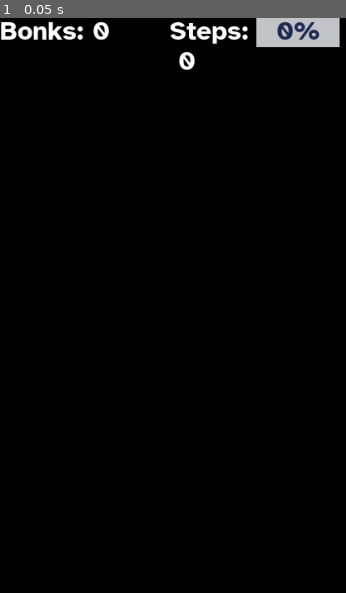
Above: before the commit, frame 1.
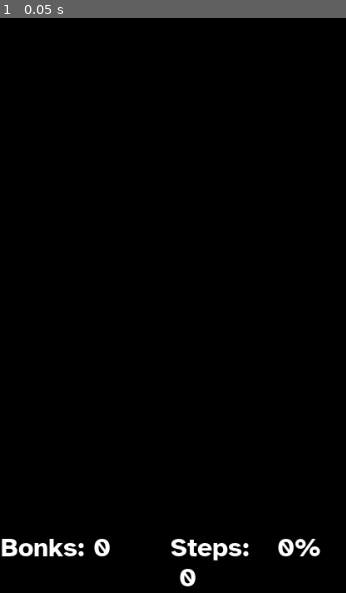
Above: after the commit, the same moment.

Repository: DevinPentecost/gmtkjam-2021
Game: Godot game, scene res://objects/game/GUI.tscn
Two runs of this game, one before a commit and one after it. Both use one fixed random seed, a clock stepped at 60 frames per second and the inputs below. This scene is started directly instead of the project's main scene.
Inputs:
- Up to frame 1 (0.05 s): no input

The runs differ from the first frame. In frame 1, 3.7% of the frame differs, in the area x 0-99%, y 0-99%.

Commit message:
sfx more sprites

Diff:
--- a/project/objects/game/GUI.tscn
+++ b/project/objects/game/GUI.tscn
@@ -7,13 +7,17 @@
 bg_color = Color( 1, 0.92549, 0.152941, 1 )
 
 [sub_resource type="StyleBoxFlat" id=2]
-bg_color = Color( 0.760784, 0.764706, 0.780392, 1 )
+bg_color = Color( 0.760784, 0.764706, 0.780392, 0 )
 
 [node name="GUI" type="CanvasLayer"]
 script = ExtResource( 1 )
 
 [node name="HBoxContainer" type="HBoxContainer" parent="."]
 anchor_right = 1.0
+margin_left = 1.18909
+margin_top = 619.577
+margin_right = 1.18909
+margin_bottom = 719.577
 __meta__ = {
 "_edit_use_anchors_": false
 }
@@ -43,7 +47,7 @@
 custom_styles/fg = SubResource( 1 )
 custom_styles/bg = SubResource( 2 )
 custom_fonts/font = ExtResource( 2 )
-custom_colors/font_color = Color( 0.113725, 0.168627, 0.32549, 1 )
+custom_colors/font_color = Color( 1, 1, 1, 1 )
 
 [node name="Time" type="RichTextLabel" parent="HBoxContainer"]
 margin_left = 412.0
--- a/project/objects/game/Game.gd
+++ b/project/objects/game/Game.gd
@@ -23,6 +23,7 @@
 
 func _on_Walker_hit_wall():
 	hits += 1
+	$Bumper/AnimatedSprite.play("flex")
 	gui.refresh(hits, progress, steps)
 
 
--- a/project/objects/game/Game.tscn
+++ b/project/objects/game/Game.tscn
@@ -7,6 +7,7 @@
 [ext_resource path="res://objects/game/GUI.tscn" type="PackedScene" id=5]
 [ext_resource path="res://objects/game/Game.gd" type="Script" id=6]
 [ext_resource path="res://objects/game/bgboard.png" type="Texture" id=7]
+[ext_resource path="res://objects/game/kouzali_loop.mp3" type="AudioStream" id=8]
 
 [node name="Game" type="Node2D"]
 script = ExtResource( 6 )
@@ -28,7 +29,7 @@
 [node name="Goal3" parent="." instance=ExtResource( 2 )]
 position = Vector2( -78.8017, -68.0934 )
 
-[node name="Node2D" parent="." instance=ExtResource( 3 )]
+[node name="Bumper" parent="." instance=ExtResource( 3 )]
 position = Vector2( 132.537, -43.3056 )
 
 [node name="GUI" parent="." instance=ExtResource( 5 )]
@@ -39,6 +40,10 @@
 z_index = -1
 texture = ExtResource( 7 )
 
+[node name="Music" type="AudioStreamPlayer" parent="."]
+stream = ExtResource( 8 )
+autoplay = true
+
 [connection signal="hit_goal" from="Walker" to="." method="_on_Walker_hit_goal"]
 [connection signal="hit_wall" from="Walker" to="." method="_on_Walker_hit_wall"]
 [connection signal="step" from="Walker" to="." method="_on_Walker_step"]
--- a/project/objects/game/WalkerCam.gd
+++ b/project/objects/game/WalkerCam.gd
@@ -2,7 +2,7 @@
 
 export(float) var speed = 0.1
 onready var target: Walker = get_tree().get_nodes_in_group("walker")[0]
-var target_zoom = Vector2(0.5,0.5)
+export(Vector2) var target_zoom = Vector2(0.4,0.4)
 
 func _process(delta):
 	if target.find_node("AnimatedSprite").get_animation() != "sleep": # don't know how to do this, zoom out on first input
--- a/project/objects/level/Goal.tscn
+++ b/project/objects/level/Goal.tscn
@@ -1,6 +1,6 @@
 [gd_scene load_steps=4 format=2]
 
-[ext_resource path="res://icon.png" type="Texture" id=1]
+[ext_resource path="res://objects/level/battery.png" type="Texture" id=1]
 
 [sub_resource type="CircleShape2D" id=1]
 
@@ -20,6 +20,5 @@
 shape = SubResource( 1 )
 
 [node name="AnimatedSprite" type="AnimatedSprite" parent="."]
-self_modulate = Color( 0, 1, 0.227451, 1 )
-scale = Vector2( 0.195188, 0.195188 )
+scale = Vector2( 0.1, 0.1 )
 frames = SubResource( 2 )
--- a/project/objects/level/Wall.tscn
+++ b/project/objects/level/Wall.tscn
@@ -1,14 +1,34 @@
-[gd_scene load_steps=4 format=2]
+[gd_scene load_steps=7 format=2]
 
-[ext_resource path="res://icon.png" type="Texture" id=1]
+[ext_resource path="res://objects/level/bumpersheet.png" type="Texture" id=1]
 
 [sub_resource type="RectangleShape2D" id=1]
 
+[sub_resource type="AtlasTexture" id=3]
+flags = 4
+atlas = ExtResource( 1 )
+region = Rect2( 0, 0, 266, 266 )
+
+[sub_resource type="AtlasTexture" id=5]
+flags = 4
+atlas = ExtResource( 1 )
+region = Rect2( 266, 0, 266, 266 )
+
+[sub_resource type="AtlasTexture" id=4]
+flags = 4
+atlas = ExtResource( 1 )
+region = Rect2( 0, 0, 266, 266 )
+
 [sub_resource type="SpriteFrames" id=2]
 animations = [ {
-"frames": [ ExtResource( 1 ) ],
-"loop": true,
+"frames": [ SubResource( 3 ) ],
+"loop": false,
 "name": "default",
+"speed": 12.0
+}, {
+"frames": [ SubResource( 5 ), SubResource( 5 ), SubResource( 4 ) ],
+"loop": false,
+"name": "flex",
 "speed": 5.0
 } ]
 
@@ -20,6 +40,5 @@
 shape = SubResource( 1 )
 
 [node name="AnimatedSprite" type="AnimatedSprite" parent="."]
-self_modulate = Color( 0.913725, 0.0627451, 0.0627451, 1 )
-scale = Vector2( 0.321824, 0.321824 )
+scale = Vector2( 0.1, 0.1 )
 frames = SubResource( 2 )
--- a/project/objects/player/Anchor.tscn
+++ b/project/objects/player/Anchor.tscn
@@ -1,9 +1,10 @@
-[gd_scene load_steps=19 format=2]
+[gd_scene load_steps=20 format=2]
 
 [ext_resource path="res://objects/player/AnchorShape2d.tres" type="Shape2D" id=1]
 [ext_resource path="res://objects/player/charsheet.png" type="Texture" id=2]
 [ext_resource path="res://objects/player/Anchor.gd" type="Script" id=3]
 [ext_resource path="res://objects/player/indicator.png" type="Texture" id=4]
+[ext_resource path="res://objects/player/transfer.wav" type="AudioStream" id=5]
 
 [sub_resource type="AtlasTexture" id=1]
 flags = 4
@@ -13,22 +14,22 @@
 [sub_resource type="AtlasTexture" id=2]
 flags = 4
 atlas = ExtResource( 2 )
-region = Rect2( 532, 266, 266, 266 )
+region = Rect2( 266, 532, 266, 266 )
 
 [sub_resource type="AtlasTexture" id=3]
 flags = 4
 atlas = ExtResource( 2 )
-region = Rect2( 0, 532, 266, 266 )
+region = Rect2( 266, 266, 266, 266 )
 
 [sub_resource type="AtlasTexture" id=4]
 flags = 4
 atlas = ExtResource( 2 )
-region = Rect2( 266, 532, 266, 266 )
+region = Rect2( 532, 266, 266, 266 )
 
 [sub_resource type="AtlasTexture" id=5]
 flags = 4
 atlas = ExtResource( 2 )
-region = Rect2( 532, 266, 266, 266 )
+region = Rect2( 0, 532, 266, 266 )
 
 [sub_resource type="AtlasTexture" id=6]
 flags = 4
@@ -38,7 +39,7 @@
 [sub_resource type="AtlasTexture" id=7]
 flags = 4
 atlas = ExtResource( 2 )
-region = Rect2( 266, 266, 266, 266 )
+region = Rect2( 532, 266, 266, 266 )
 
 [sub_resource type="AtlasTexture" id=8]
 flags = 4
@@ -77,19 +78,19 @@
 "name": "default",
 "speed": 5.0
 }, {
-"frames": [ SubResource( 2 ), SubResource( 3 ), SubResource( 4 ) ],
+"frames": [ SubResource( 2 ), SubResource( 3 ) ],
+"loop": false,
+"name": "inactive",
+"speed": 5.0
+}, {
+"frames": [ SubResource( 4 ), SubResource( 5 ), SubResource( 6 ) ],
 "loop": false,
 "name": "wake",
 "speed": 5.0
 }, {
-"frames": [ SubResource( 5 ) ],
+"frames": [ SubResource( 7 ) ],
 "loop": true,
 "name": "sleep",
-"speed": 5.0
-}, {
-"frames": [ SubResource( 6 ), SubResource( 7 ) ],
-"loop": false,
-"name": "inactive",
 "speed": 5.0
 }, {
 "frames": [ SubResource( 8 ), SubResource( 9 ), SubResource( 10 ), SubResource( 11 ) ],
@@ -98,9 +99,9 @@
 "speed": 8.0
 }, {
 "frames": [ SubResource( 12 ), SubResource( 13 ), SubResource( 12 ) ],
-"loop": true,
+"loop": false,
 "name": "activate",
-"speed": 5.0
+"speed": 3.0
 } ]
 
 [node name="Anchor" type="Area2D" groups=[
@@ -138,5 +139,6 @@
 linear_accel_random = 0.5
 
 [node name="AudioStreamPlayer" type="AudioStreamPlayer" parent="."]
+stream = ExtResource( 5 )
 
 [connection signal="area_entered" from="." to="." method="_on_Anchor_area_entered"]
--- a/project/objects/player/Walker.gd
+++ b/project/objects/player/Walker.gd
@@ -123,6 +123,7 @@
 		print("We won!")
 		emit_signal("hit_goal")
 		other_anchor.find_node("AnimatedSprite").play("activate")
+		$GoalPlayer.play()
 		return
 
 	if with.is_in_group("wall"):
@@ -135,6 +136,8 @@
 		else:
 			rotate_direction = RotateDirection.CLOCKWISE
 
+		$BouncePlayer.play()
+
 		center_position.flip_h = rotate_direction == RotateDirection.COUNTER_CLOCKWISE
 
 func _on_Anchor_Right_bumped(area):
--- a/project/objects/player/Walker.tscn
+++ b/project/objects/player/Walker.tscn
@@ -1,9 +1,11 @@
-[gd_scene load_steps=7 format=2]
+[gd_scene load_steps=9 format=2]
 
 [ext_resource path="res://objects/player/Anchor.tscn" type="PackedScene" id=1]
 [ext_resource path="res://objects/player/Walker.gd" type="Script" id=2]
 [ext_resource path="res://objects/player/rotation_indicator.png" type="Texture" id=3]
 [ext_resource path="res://objects/player/cheer.png" type="Texture" id=4]
+[ext_resource path="res://objects/player/bounce.wav" type="AudioStream" id=5]
+[ext_resource path="res://objects/player/goal.wav" type="AudioStream" id=6]
 
 [sub_resource type="Animation" id=1]
 resource_name = "cheer"
@@ -57,5 +59,12 @@
 anims/cheer = SubResource( 1 )
 anims/default = SubResource( 2 )
 
+[node name="BouncePlayer" type="AudioStreamPlayer" parent="."]
+stream = ExtResource( 5 )
+
+[node name="GoalPlayer" type="AudioStreamPlayer" parent="."]
+stream = ExtResource( 6 )
+volume_db = -9.0
+
 [connection signal="bumped" from="Anchor_Right" to="." method="_on_Anchor_Right_bumped"]
 [connection signal="bumped" from="Anchor_Left" to="." method="_on_Anchor_Left_bumped"]
Not shown: 1 places in project/objects/game/Game.tscn that only renumber resources
Not shown, added: project/objects/game/kouzali_loop.mp3.import
Binary file added: project/objects/level/battery.png
Not shown, added: project/objects/level/battery.png.import
Binary file added: project/objects/level/bumpersheet.png
Not shown, added: project/objects/level/bumpersheet.png.import
Not shown, added: project/objects/player/bounce.wav.import
Not shown, added: project/objects/player/goal.wav.import
Not shown, added: project/objects/player/transfer.wav.import
Not shown, added: project/objects/game/kouzali_loop.mp3
Not shown, added: project/objects/game/kouzali_loop.source
Not shown, added: project/objects/player/bounce.wav
(and 2 more such lines)
